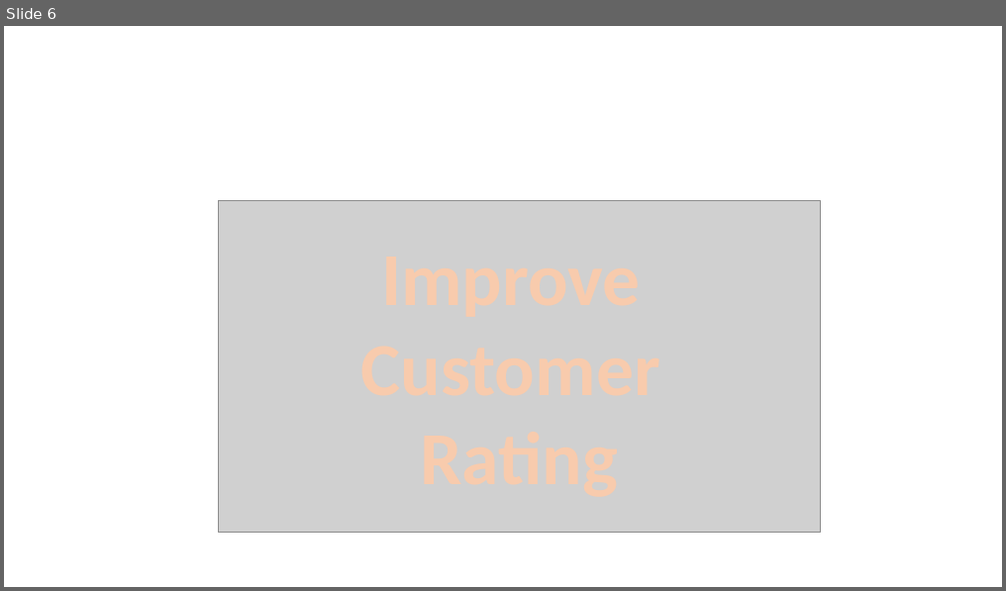
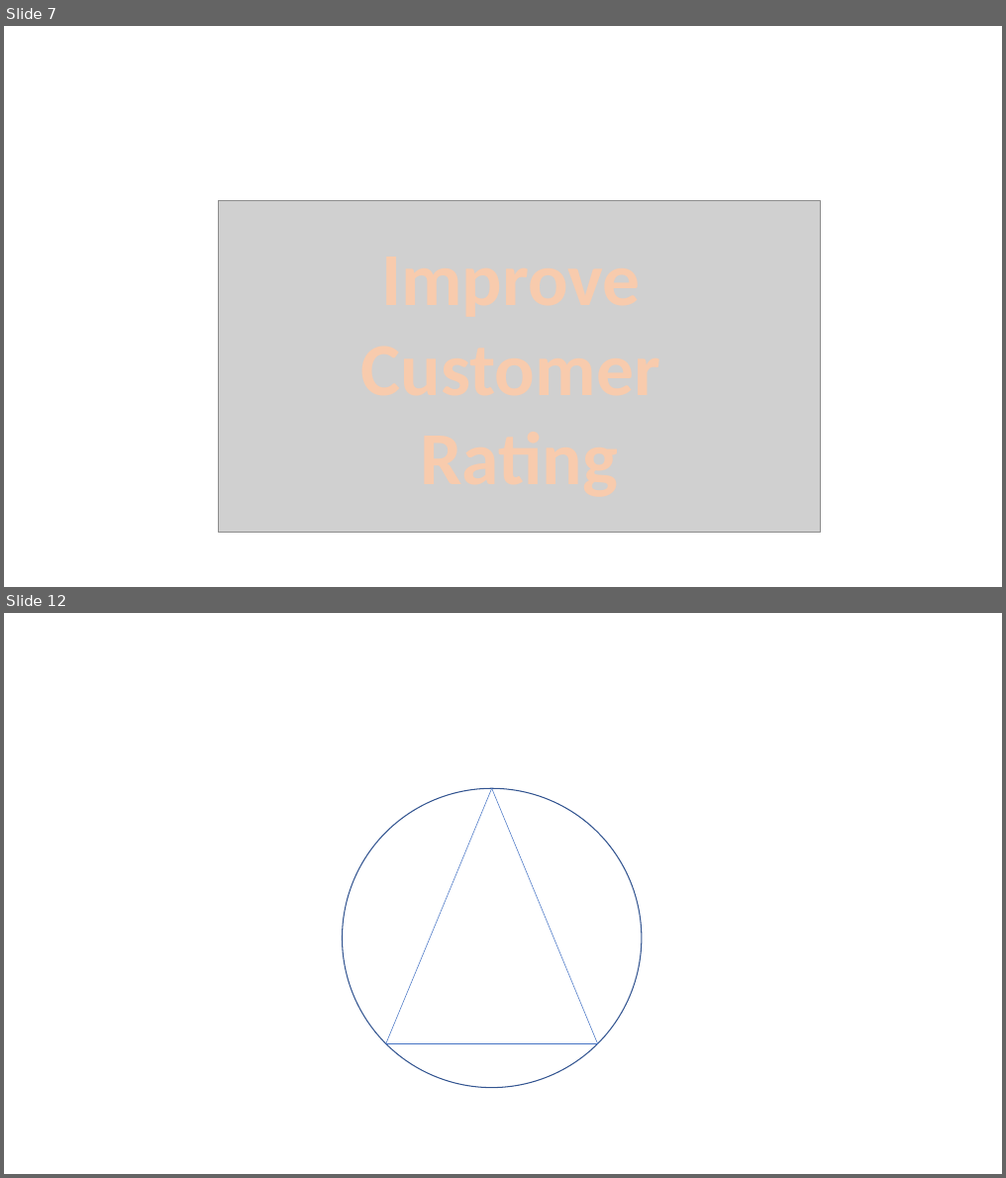
Before and after one commit to kevinclee26/BCS_Dashboard, a slide deck: image/medium.pptx. Shown one above the other, each under a label of ours: slide 6 before the commit, slides 7 and 12 after it; the slides between them are not shown. The pictures are 1006x591 and 1006x1178 pixels, drawn with LibreOffice and Linux fonts; fonts in the diff are those of the drawing; grey boxes stand for pictures. Boxes give left, top, right and bottom in pixels: in the first picture for what was removed or moved away, otherwise in the second. Text is boxed around its words. In the diff, an @@ line names an element or a change of style, - is before the commit and + after.

```diff
--- a/image/medium.pptx
+++ b/image/medium.pptx
@@ slide 12 added at box(4, 613, 1002, 1174), background #FFFFFF @@
@@ ellipse added at box(343, 788, 642, 1087), outline #325491 1 pt @@
@@ line added from (492, 788) to (386, 1045), #4472C4 0.5 pt @@
@@ line added from (598, 1045) to (492, 788), #4472C4 0.5 pt @@
@@ line added from (598, 1045) to (386, 1045), #4472C4 0.5 pt @@
@@ what was slide 6 is now slide 7 @@
```
Also in this commit, not shown: 8 other slides added, 35 other files.
